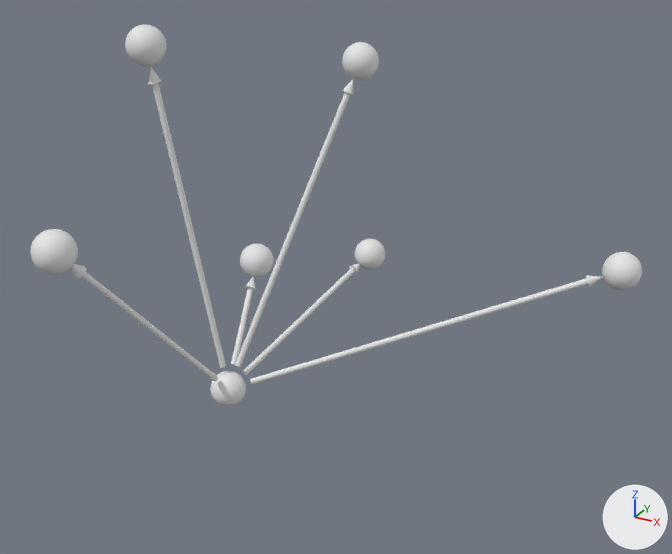
An edit to the OBJ model 资本的生产过程/价值形式理论/价值形式/datas_graphs_generated/total.obj, drawn before and after from the same camera.
The view is the same before and after, from a camera (50 mm lens) standing at (12.9, -23.5, 12.3) and looking at (0.2, -0.4, 0.8). The lights are fixed; the arrows at lower right show +X, +Y and +Z. The first picture is the older version. Where no turn or scale is listed for an object, it has been applied to the vertices.

The first picture shows 'total'.
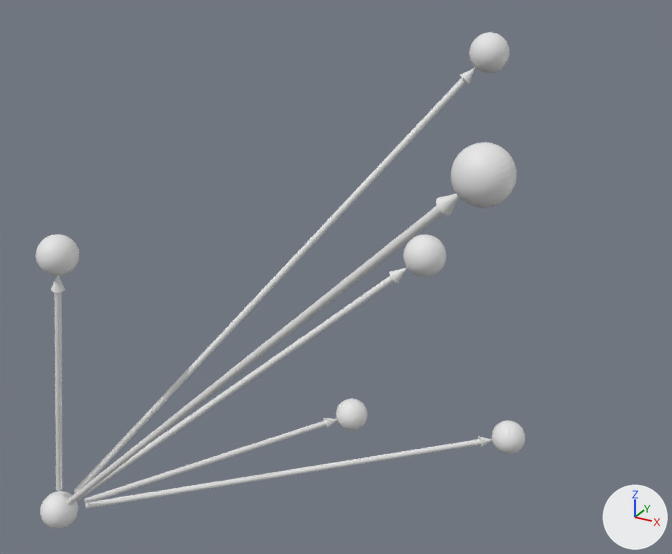
Changed parts and their boxes [x1, y1, x2, y2] in the pictures (672 x 554 px; the box of a moved part takes in the faces that stretch with it):
'total', reshaped (20% narrower, 30% taller)
    before: [30, 24, 642, 406]
    after: [36, 32, 525, 529]
part 1 of me_total, moved or reshaped
    before: [245, 277, 256, 291]
    after: [51, 276, 65, 293]
part 2 of me_total, moved or reshaped
    before: [586, 275, 602, 287]
    after: [389, 268, 407, 283]
part 3 of me_total, moved or reshaped
    before: [342, 79, 354, 95]
    after: [324, 418, 337, 428]
part 4 of me_total, moved or reshaped
    before: [71, 264, 86, 279]
    after: [478, 436, 492, 447]
part 5 of me_total, moved or reshaped
    before: [349, 263, 361, 274]
    after: [436, 194, 459, 215]
part 6 of me_total, moved or reshaped
    before: [148, 67, 161, 84]
    after: [459, 68, 475, 85]
part 7 of me_total, moved or reshaped
    before: [231, 288, 253, 366]
    after: [54, 292, 62, 491]
part 8 of me_total, moved or reshaped
    before: [250, 278, 596, 384]
    after: [78, 276, 394, 500]
part 9 of me_total, moved or reshaped
    before: [235, 92, 350, 367]
    after: [84, 420, 327, 504]
part 10 of me_total, moved or reshaped
    before: [81, 272, 218, 381]
    after: [86, 439, 481, 509]
part 11 of me_total, moved or reshaped
    before: [243, 268, 355, 375]
    after: [67, 206, 443, 505]
part 12 of me_total, moved or reshaped
    before: [152, 83, 226, 368]
    after: [74, 78, 466, 493]
part 13 of me_total, moved or reshaped
    before: [240, 244, 274, 277]
    after: [36, 234, 79, 276]
part 14 of me_total, moved or reshaped
    before: [602, 252, 642, 290]
    after: [403, 234, 446, 277]
part 15 of me_total, moved or reshaped
    before: [342, 42, 379, 80]
    after: [336, 399, 367, 431]
part 16 of me_total, moved or reshaped
    before: [30, 229, 78, 275]
    after: [492, 420, 525, 454]
part 17 of me_total, moved or reshaped
    before: [354, 239, 385, 269]
    after: [451, 142, 517, 208]
part 18 of me_total, moved or reshaped
    before: [125, 24, 167, 66]
    after: [469, 32, 509, 73]
part 19 of me_total, moved or reshaped
    before: [210, 371, 246, 406]
    after: [40, 491, 78, 529]

What changed in the scene script:
```text
Change me_total:
    remove me_total.from_pydata(...)  # 6800 vertices, 12378 faces; spans x -6.12..8.36, y -7.77..7.1, z -4.42..8.12
    add me_total.from_pydata(...)  # 6800 vertices, 12378 faces; spans x -7.71..7.89, y -8.33..5.17, z -7.55..7.8
    me_total part 1: the loose piece of 51 vertices spanning x -4.43..-4.03, y 1.18..1.67, z -1.41..-0.92 is multiplied about its middle by the matrix ((-0.685, 0.507, -0.523), (-0.725, -0.55, 0.415), (-0.077, 0.663, 0.744)), then moved by (-2.0, -7.08, 2.34)
    me_total part 2: the loose piece of 51 vertices spanning x 6.72..7.25, y 3.77..4.16, z 0.17..0.55 is multiplied about its middle by the matrix ((0.946, 0.038, -0.321), (-0.065, 0.995, -0.073), (0.316, 0.09, 0.944)), then moved by (-4.28, -5.33, 1.32)
    me_total part 3: the loose piece of 51 vertices spanning x -1.62..-1.23, y 3.09..3.49, z 5.5..6.03 is multiplied about its middle by the matrix ((0.489, -0.484, 0.725), (-0.042, 0.818, 0.574), (-0.871, -0.312, 0.38)), then moved by (-0.25, -0.79, -12.36)
    me_total part 4: the loose piece of 51 vertices spanning x -4.62..-4.22, y -6.78..-6.31, z 2.14..2.65 is multiplied about its middle by the matrix ((-0.534, -0.076, 0.842), (0.402, -0.899, 0.173), (0.744, 0.431, 0.511)), then moved by (8.26, 10.48, -8.94)
    me_total part 5: the loose piece of 51 vertices spanning x -2.52..-2.13, y 5.4..5.93, z -1.91..-1.52 is multiplied about its middle by the matrix ((0.25, 0.856, -0.453), (-0.96, 0.159, -0.23), (-0.125, 0.492, 0.861)), then moved by (9.0, -13.27, 8.18)
    me_total part 6: the loose piece of 51 vertices spanning x -5.53..-5.14, y -1.85..-1.45, z 6.4..6.93 is multiplied about its middle by the matrix ((-0.804, 0.439, 0.401), (-0.271, -0.871, 0.41), (0.529, 0.221, 0.819)), then moved by (8.02, 4.96, -0.06)
    me_total part 7: the loose piece of 100 vertices spanning x -4.37..-3.62, y -0.69..1.57, z -3.31..-1.02 is multiplied about its middle by the matrix ((0.135, 0.904, -0.474), (-0.984, 0.077, -0.184), (-0.422, 1.59, 1.775)), then moved by (-2.62, -6.23, -0.25)
    me_total part 8: the loose piece of 100 vertices spanning x -2.9..7.1, y -0.94..4.15, z -3.63..0.54 is multiplied about its middle by the matrix ((1.028, 0.029, -0.263), (-0.002, 1.007, -0.125), (0.352, 0.175, 0.972)), then moved by (-3.99, -5.09, -0.77)
    me_total part 9: the loose piece of 100 vertices spanning x -3.49..-1.28, y -0.94..3.47, z -3.12..5.86 is multiplied about its middle by the matrix ((0.868, -0.14, 0.432), (-0.318, 0.581, 0.681), (-0.374, -0.787, 0.491)), then moved by (-1.78, -2.6, -8.16)
    me_total part 10: the loose piece of 100 vertices spanning x -4.55..-3.55, y -6.7..-1.68, z -3.25..2.53 is multiplied about its middle by the matrix ((-0.813, -0.805, 1.032), (0.595, -0.948, 0.935), (0.117, 0.711, 0.695)), then moved by (2.76, 3.48, -6.38)
    me_total part 11: the loose piece of 100 vertices spanning x -3.51..-2.18, y -0.44..5.73, z -3.67..-1.55 is multiplied about its middle by the matrix ((0.272, 2.128, -0.057), (-1.023, -0.074, 0.007), (0.306, 1.653, 1.275)), then moved by (2.93, -9.5, 2.7)
    me_total part 12: the loose piece of 100 vertices spanning x -5.48..-3.6, y -1.76..-1.14, z -3.01..6.7 is multiplied about its middle by the matrix ((-0.819, 0.505, 0.852), (-0.444, -0.858, 0.807), (0.451, 0.112, 1.422)), then moved by (2.56, 0.34, -1.72)
    me_total part 13: the loose piece of 842 vertices spanning x -5.03..-3.83, y 1.48..2.68, z -1.1..0.1 is moved by (-1.67, -7.68, 2.63)
    me_total part 14: the loose piece of 842 vertices spanning x 7.16..8.36, y 3.81..5.01, z 0.14..1.33 is moved by (-4.42, -5.41, 1.59)
    me_total part 15: the loose piece of 842 vertices spanning x -1.8..-0.6, y 3.14..4.34, z 5.97..7.16 is moved by (0.0, -0.43, -13.18)
    me_total part 16: the loose piece of 842 vertices spanning x -5.14..-3.94, y -7.77..-6.57, z 2.51..3.7 is moved by (9.08, 11.75, -9.64)
    me_total part 17: the loose piece of 842 vertices spanning x -2.73..-1.53, y 5.9..7.1, z -1.98..-0.79 is moved by (9.42, -14.23, 8.52)
    me_total part 18: the loose piece of 842 vertices spanning x -6.12..-4.92, y -2.3..-1.1, z 6.93..8.12 is moved by (8.68, 5.45, -0.32)
    me_total part 19: the loose piece of 842 vertices spanning x -4.16..-2.96, y -1.81..-0.61, z -4.42..-3.23 is moved by (-3.56, -4.78, -3.13)
```
